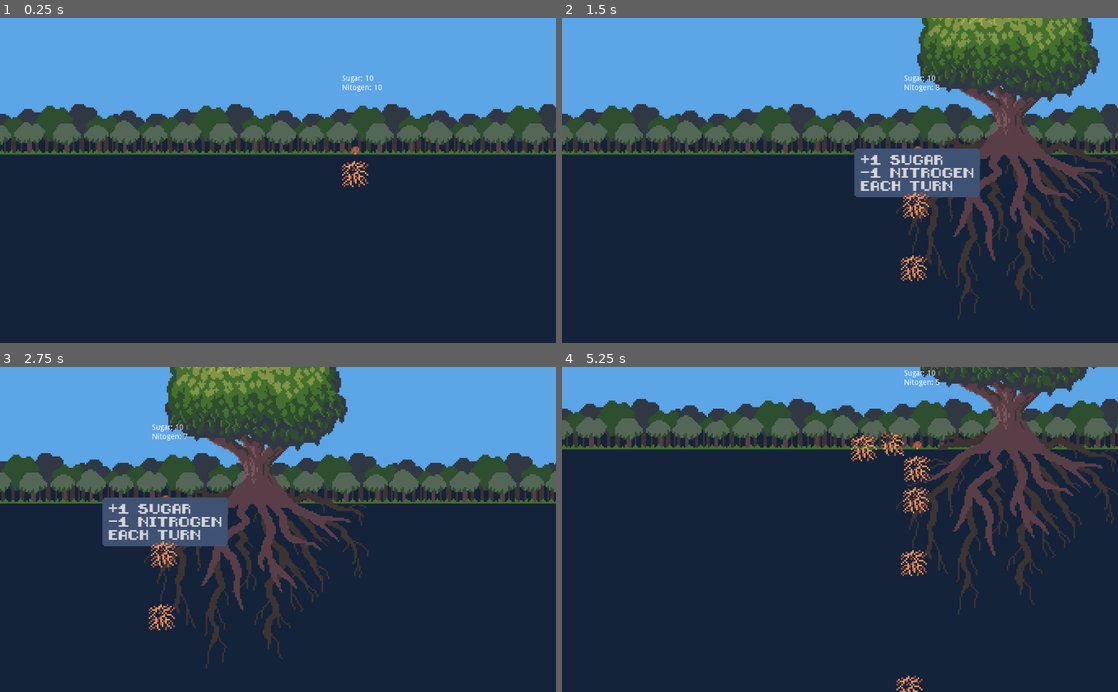
Above: before the commit, frames 1-4 (two rows, left to right).
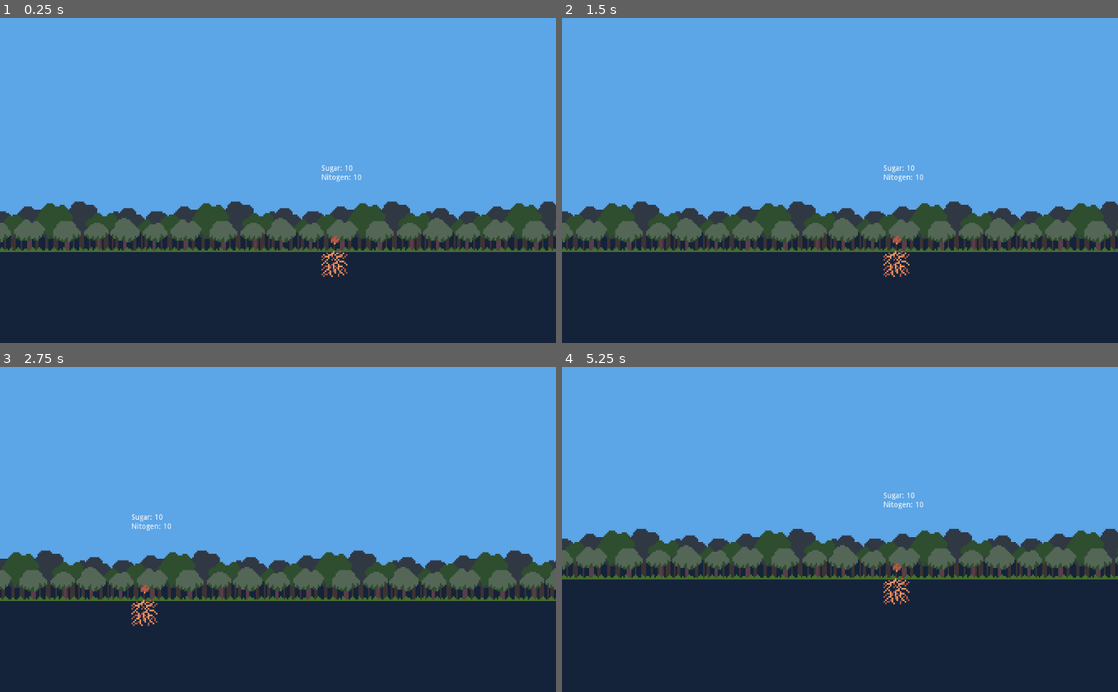
Above: after the commit, the same moments.

Repository: RoxT/rootroutes
Game: Godot game, scene res://Main_Rs_COPY.tscn
Same seed, same stepped clock (60 frames per second), same inputs: the game is played once before the commit and once after it.
Inputs (mouse positions are in pixels of both pictures, inside the frame that each line leads up to):
- Up to frame 1 (0.25 s): no input
- Up to frame 2 (1.5 s): tap Enter at 0.5 s; drag from (917, 174) to (895, 109) at 0.52 s; tap Space at 1.25 s; drag from (917, 203) to (812, 245) at 1.27 s
- Up to frame 3 (2.75 s): tap Enter at 2 s; move the mouse to (350, 617) at 2.02 s; hold Right (ui_right) from 2.03 s (still down); click (350, 617) at 2.17 s
- Up to frame 4 (5.25 s): release Right (ui_right) at 2.75 s; drag from (812, 594) to (723, 523) at 2.77 s; tap Space at 3.5 s; move the mouse to (1006, 578) at 3.52 s; hold Left (ui_left) 3.53-4.25 s; drag from (673, 480) to (917, 523) at 4.27 s; tap Enter at 5 s; move the mouse to (890, 497) at 5.02 s; hold Down (ui_down) from 5.03 s (still down); click (890, 497) at 5.17 s

The runs differ from the first frame. In frame 1, 42% of the frame differs, in the area x 0-100%, y 17-80%; in frame 2, 50%; in frame 3, 50%; in frame 4, 54%, in the area x 0-100%, y 0-100%.

Commit message:
failing to fix camera

Diff:
--- a/RootRoutes/Main_Rs_COPY.tscn
+++ b/RootRoutes/Main_Rs_COPY.tscn
@@ -41,16 +41,14 @@
 extents = Vector2( 21, 23.5 )
 
 [node name="Main" type="Node2D"]
-position = Vector2( 0, 240 )
 script = ExtResource( 1 )
 
 [node name="Background" type="Sprite" parent="."]
-position = Vector2( 0, -240 )
 texture = ExtResource( 4 )
 centered = false
 
 [node name="Area2D_fossil" type="Area2D" parent="." groups=["item"]]
-position = Vector2( 192, 384 )
+position = Vector2( 192, 624 )
 
 [node name="CollisionShape2D" type="CollisionShape2D" parent="Area2D_fossil"]
 position = Vector2( 1, -3 )
@@ -61,7 +59,7 @@
 texture = ExtResource( 2 )
 
 [node name="Area2D_fossil2" type="Area2D" parent="." groups=["item"]]
-position = Vector2( 576, 528 )
+position = Vector2( 576, 768 )
 
 [node name="CollisionShape2D" type="CollisionShape2D" parent="Area2D_fossil2"]
 position = Vector2( 1, -3 )
@@ -72,7 +70,7 @@
 texture = ExtResource( 2 )
 
 [node name="Area2D_tree" type="Area2D" parent="." groups=["item"]]
-position = Vector2( 480, 192 )
+position = Vector2( 480, 432 )
 
 [node name="CollisionShape2D" type="CollisionShape2D" parent="Area2D_tree"]
 position = Vector2( -74.5, 70 )
@@ -87,7 +85,7 @@
 texture = ExtResource( 6 )
 
 [node name="Area2D_rock" type="Area2D" parent="." groups=["item"]]
-position = Vector2( 96, 288 )
+position = Vector2( 96, 528 )
 
 [node name="CollisionShape2D" type="CollisionShape2D" parent="Area2D_rock"]
 shape = SubResource( 4 )
@@ -96,7 +94,7 @@
 texture = ExtResource( 5 )
 
 [node name="Area2D_rock2" type="Area2D" parent="." groups=["item"]]
-position = Vector2( 55, 426 )
+position = Vector2( 55, 666 )
 
 [node name="Rock" type="Sprite" parent="Area2D_rock2"]
 position = Vector2( -1, 1 )
@@ -107,7 +105,7 @@
 shape = SubResource( 5 )
 
 [node name="Area2D_tree2" type="Area2D" parent="." groups=["item"]]
-position = Vector2( 720, 288 )
+position = Vector2( 720, 528 )
 
 [node name="CollisionShape2D" type="CollisionShape2D" parent="Area2D_tree2"]
 position = Vector2( 148, -24 )
@@ -122,7 +120,7 @@
 shape = SubResource( 7 )
 
 [node name="Area2D_rockblue" type="Area2D" parent="." groups=["item"]]
-position = Vector2( 240, 528 )
+position = Vector2( 240, 768 )
 
 [node name="Rock" type="Sprite" parent="Area2D_rockblue"]
 position = Vector2( -1, 0 )
@@ -132,7 +130,7 @@
 shape = SubResource( 8 )
 
 [node name="Area2D_bluerock2" type="Area2D" parent="." groups=["item"]]
-position = Vector2( 960, 576 )
+position = Vector2( 960, 816 )
 
 [node name="CollisionShape2D" type="CollisionShape2D" parent="Area2D_bluerock2"]
 position = Vector2( 0, -0.5 )
@@ -161,36 +159,38 @@
 [node name="Spawn" type="Node2D" parent="."]
 
 [node name="Position2D" type="Position2D" parent="Spawn"]
-position = Vector2( 48, 168 )
+position = Vector2( 10, 394 )
 
 [node name="Position2D2" type="Position2D" parent="Spawn"]
-position = Vector2( 144, 168 )
+position = Vector2( 106, 394 )
 
 [node name="Position2D3" type="Position2D" parent="Spawn"]
-position = Vector2( 240, 168 )
+position = Vector2( 202, 394 )
 
 [node name="Position2D4" type="Position2D" parent="Spawn"]
-position = Vector2( 384, 168 )
+position = Vector2( 346, 394 )
 
 [node name="Position2D5" type="Position2D" parent="Spawn"]
-position = Vector2( 480, 168 )
+position = Vector2( 442, 394 )
 
 [node name="Position2D6" type="Position2D" parent="Spawn"]
-position = Vector2( 576, 168 )
+position = Vector2( 538, 394 )
 
 [node name="Position2D7" type="Position2D" parent="Spawn"]
-position = Vector2( 672, 168 )
+position = Vector2( 634, 394 )
 
 [node name="Position2D8" type="Position2D" parent="Spawn"]
-position = Vector2( 768, 168 )
+position = Vector2( 730, 394 )
 
 [node name="Position2D9" type="Position2D" parent="Spawn"]
-position = Vector2( 864, 168 )
+position = Vector2( 826, 394 )
 
 [node name="Position2D11" type="Position2D" parent="Spawn"]
-position = Vector2( 960, 168 )
+position = Vector2( 922, 394 )
 
 [node name="ExtraSpawn" type="Node2D" parent="."]
+visible = false
+position = Vector2( 0, 240 )
 
 [node name="Position2D12" type="Position2D" parent="ExtraSpawn"]
 position = Vector2( 1056, 168 )
@@ -291,3 +291,4 @@
 limit_top = 0
 limit_right = 3840
 limit_bottom = 1152
+editor_draw_limits = true
